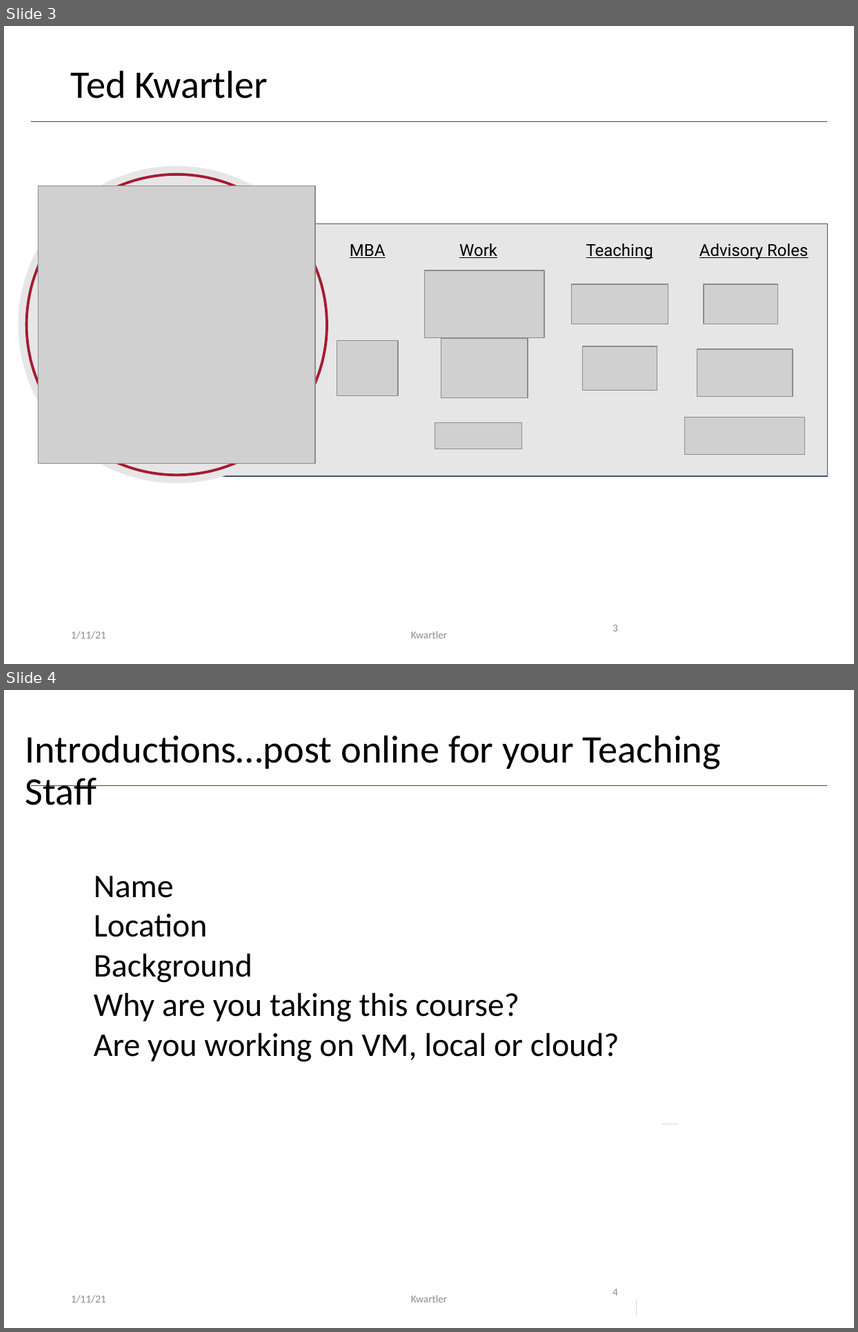
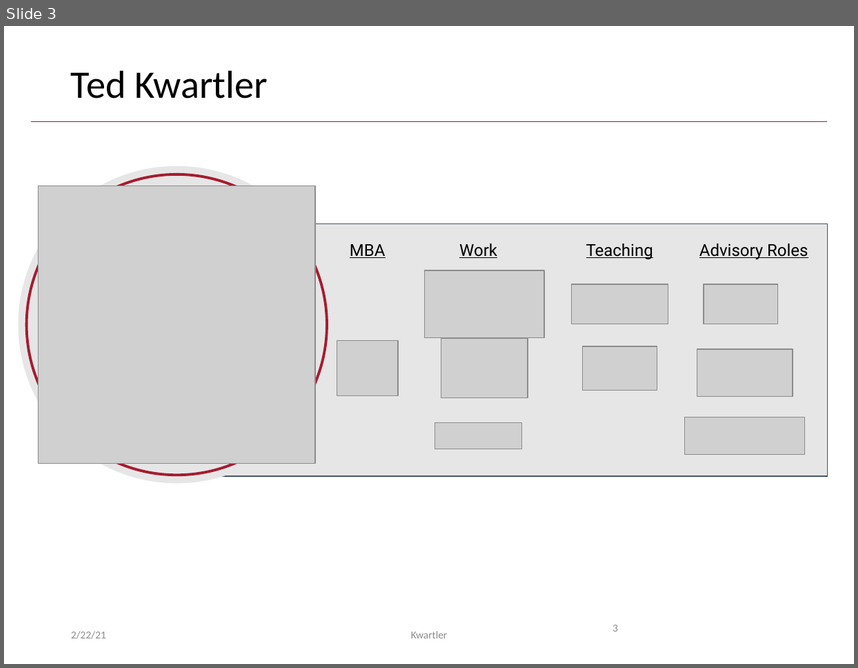
Before and after one commit to kwartler/hult_NLP_student, a slide deck: lessons/class1/Class1A_Intros.pptx. Shown one above the other, each under a label of ours: slides 3 and 4 before the commit, slide 3 after it. The pictures are 858x1332 and 858x668 pixels, drawn with LibreOffice and Linux fonts; fonts in the diff are those of the drawing; grey boxes stand for pictures. Boxes give left, top, right and bottom in pixels: in the first picture for what was removed or moved away, otherwise in the second. Text is boxed around its words. In the diff, an @@ line names an element or a change of style, - is before the commit and + after.

```diff
--- a/lessons/class1/Class1A_Intros.pptx
+++ b/lessons/class1/Class1A_Intros.pptx
@@ slide 4 removed at (4,690,854,1328), background #FFFFFF; not listed: 1 template element that a slide beside it also shows @@
@@ title removed at (25,735,721,805) @@
-Introductions…post online for your Teaching Staff
@@ text removed at (94,876,619,1062) @@
-Name
-Location
-Background
-Why are you taking this course?
-Are you working on VM, local or cloud?
@@ line removed from (662, 1123) to (679, 1123) @@
@@ page number removed at (613,1288,618,1295) @@
-4
@@ text removed at (71,1294,106,1303) @@
-1/11/21
@@ text removed at (411,1294,448,1302) @@
-Kwartler
@@ line removed from (635, 1299) to (635, 1316) @@
@@ slide 3 changed as well @@
@@ text at (71,630,106,639): text changed @@
-1/11/21
+2/22/21
```
Also in this commit, not shown: 7 other slides changed.
